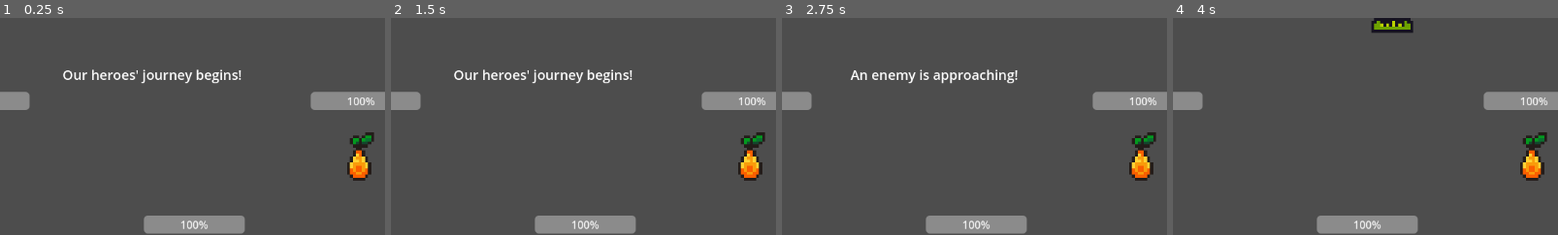
Above: before the commit, frames 1-4 (left to right).
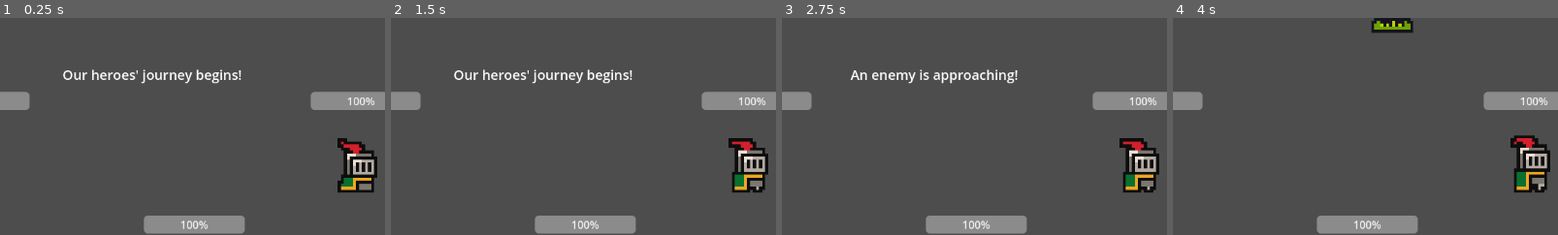
Above: after the commit, the same moments.

Repository: jhobz/rpg-prototype
Game: Godot game, scene res://scenes/game.tscn
Same seed, same stepped clock (60 frames per second), same inputs: the game is played once before the commit and once after it.
Inputs:
- Up to frame 1 (0.25 s): no input
- Up to frame 2 (1.5 s): click "Playback" at 1.25 s
- Up to frame 3 (2.75 s): no input
- Up to frame 4 (4 s): click "Attack" at 3.5 s
The pictures show only the part of the screen within x 30-80%, y 28-78%; the shares and areas given below are measured in that part.

The runs differ from the first frame. In frame 1, 2.1% of the frame differs, in the area x 87-98%, y 52-81%; in frame 2, 2.1%; in frame 3, 2.1%; in frame 4, 2.2%.

Commit message:
Replace third character with another knight woo...

Diff:
--- a/scenes/game.tscn
+++ b/scenes/game.tscn
@@ -15,7 +15,6 @@
 [ext_resource type="Script" uid="uid://mknvwf0pj63r" path="res://logic/turn_states/turn_end.gd" id="10_37s47"]
 [ext_resource type="Script" uid="uid://eellji2s7jel" path="res://logic/turn_states/turn_inactive.gd" id="11_bt5mj"]
 [ext_resource type="PackedScene" uid="uid://ckjw2y4erudd7" path="res://scenes/Character/Characters/PlayerCharacters/knight.tscn" id="13_kvuet"]
-[ext_resource type="PackedScene" uid="uid://b1j3pqpi274f2" path="res://scenes/Character/Characters/PlayerCharacters/fruit_mage.tscn" id="14_trtic"]
 [ext_resource type="Script" uid="uid://d246jol7cepep" path="res://scenes/Character/character_group.gd" id="18_1kice"]
 
 [node name="Game" type="Node2D"]
@@ -184,9 +183,9 @@
 position = Vector2(56, 248)
 char_name = "John RPG"
 
-[node name="FruitMage" parent="Characters/Players" instance=ExtResource("14_trtic")]
+[node name="OtherOne" parent="Characters/Players" instance=ExtResource("13_kvuet")]
 position = Vector2(304, 64)
-char_name = "Lune"
+char_name = "The Other One"
 
 [node name="Enemies" type="Node" parent="Characters"]
 script = ExtResource("18_1kice")
Not shown: 1 places in scenes/game.tscn that only renumber resources
